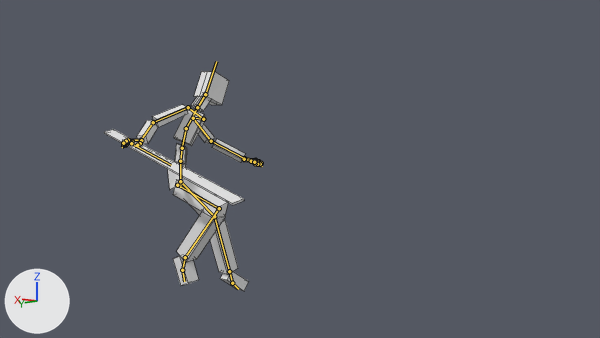
One commit to the Blender file assets/models/rig-cubes.blend: the scene before it, then after it.
Both versions are drawn from the file's camera 'Camera'. Arrows for +X, +Y and +Z are at lower left; the lights stay in place. Both versions are drawn at frame 0 of the action 'SlashRight'; the numbers are the values there. The bones that bend it are drawn over the model as lines. Mesh edges are drawn as thin lines.

Names of what the first picture shows: 'Char', 'Sword'.
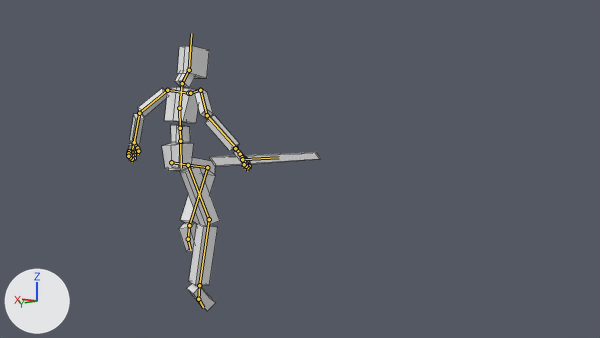
Pixel boxes [x1, y1, x2, y2] of what changed, in the pictures (600 x 338 px):
'Char', posed (11% narrower, 20% taller): before [122, 71, 260, 291]; after [127, 46, 250, 311]
'Sword', posed (21% narrower, 81% shorter): before [104, 129, 244, 205]; after [210, 152, 321, 166]
bone 'Root', root to tip: before (180, 161) to (182, 148); after (180, 141) to (180, 128)
bone 'Pelvis', root to tip: before (180, 161) to (180, 187); after (180, 141) to (181, 168)
bone 'UpperLeg.l', root to tip: before (180, 181) to (214, 216); after (171, 162) to (207, 167)
bone 'LowerLeg.l', root to tip: before (214, 216) to (229, 271); after (207, 167) to (189, 225)
bone 'Foot.l', root to tip: before (229, 271) to (232, 283); after (189, 225) to (188, 239)
bone 'UpperLeg.r', root to tip: before (177, 185) to (219, 208); after (188, 165) to (209, 219)
bone 'LowerLeg.r', root to tip: before (219, 208) to (185, 257); after (209, 219) to (199, 285)
bone 'Foot.r', root to tip: before (185, 257) to (182, 270); after (199, 285) to (198, 299)
bone 'Spine', root to tip: before (182, 148) to (186, 128); after (180, 128) to (179, 108)
bone 'UpperSpine', root to tip: before (186, 128) to (197, 107); after (179, 108) to (182, 83)
bone 'Neck', root to tip: before (197, 107) to (205, 94); after (182, 83) to (189, 70)
bone 'Head', root to tip: before (205, 94) to (216, 61); after (189, 70) to (191, 33)
bone 'Collarbone.l', root to tip: before (203, 119) to (193, 118); after (188, 93) to (167, 90)
bone 'Hand.l', root to tip: before (244, 158) to (253, 159); after (134, 142) to (132, 151)
bone 'Collarbone.r', root to tip: before (203, 119) to (188, 107); after (190, 93) to (200, 90)
bone 'Hand.r', root to tip: before (141, 140) to (131, 140); after (236, 148) to (244, 158)
bone 'Weapon', root to tip: before (131, 143) to (171, 165); after (242, 159) to (279, 157)

The edits, one by one:
Bone 'Root' (bone_root) moves from (0.0, 0.109, 0.002) to (0.0, 0.235, 0.003).
Bone 'Root' (bone_root) turns from (15, -45, -11) to (0, 0, 0) degrees about its own x, y and z.
Bone 'Pelvis' (bone_pelvis) turns from (-5, 1, 25) to (0, 0, 20) degrees about its own x, y and z.
Bone 'UpperLeg.l' (bone_upperleg_l) turns from (21, -41, 6) to (57, -12, -10) degrees about its own x, y and z.
Bone 'LowerLeg.l' (bone_lowerleg_l) turns from (5, -1, 17) to (-1, -6, 99) degrees about its own x, y and z.
Bone 'Foot.l' (bone_foot_l) turns from (-64, 0, 0) to (-50, 0, 0) degrees about its own x, y and z.
Bone 'UpperLeg.r' (bone_upperleg_r) turns from (46, 39, -10) to (-3, 16, 1) degrees about its own x, y and z.
Bone 'LowerLeg.r' (bone_lowerleg_r) turns from (0, 0, -100) to (3, 1, -18) degrees about its own x, y and z.
Bone 'Foot.r' (bone_foot_r) turns from (-42, 0, 0) to (-53, 0, 0) degrees about its own x, y and z.
Bone 'Spine' (bone_spine) turns from (25, 1, -1) to (20, 0, 0) degrees about its own x, y and z.
Bone 'UpperSpine' (bone_upperspine) turns from (8, -2, -2) to (0, 0, 0) degrees about its own x, y and z.
Bone 'Neck' (bone_neck) turns from (-25, 18, -24) to (0, 0, 0) degrees about its own x, y and z.
Bone 'Head' (bone_head) turns from (-1, 18, 2) to (-13, 0, 0) degrees about its own x, y and z.
Bone 'Collarbone.l' (bone_collarbone_l) turns from (-13, 2, -25) to (0, 0, -32) degrees about its own x, y and z.
Bone 'Hand.l' (bone_hand_l) turns from (27, 0, 17) to (0, 0, 0) degrees about its own x, y and z.
Bone 'CTRL_FK_UpperArm.l' (bone_ctrl_fk_upperarm_l) turns from (71, 20, -34) to (24, -32, 6) degrees about its own x, y and z.
Bone 'Collarbone.r' (bone_collarbone_r) turns from (-12, 2, 10) to (0, 0, 32) degrees about its own x, y and z.
Bone 'Hand.r' (bone_hand_r) turns from (24, -2, -25) to (0, 0, 0) degrees about its own x, y and z.
Bone 'CTRL_FK_UpperArm.r' (bone_ctrl_fk_upperarm_r) turns from (23, 58, 3) to (27, 35, 0) degrees about its own x, y and z.
Bone 'CTRL_FK_Forearm.r' (bone_ctrl_fk_forearm_r) turns from (0, 0, 31) to (0, 0, 24) degrees about its own x, y and z.
Bone 'Weapon' (bone_weapon) turns from (22, 0, 0) to (12, -17, 0) degrees about its own x, y and z.
